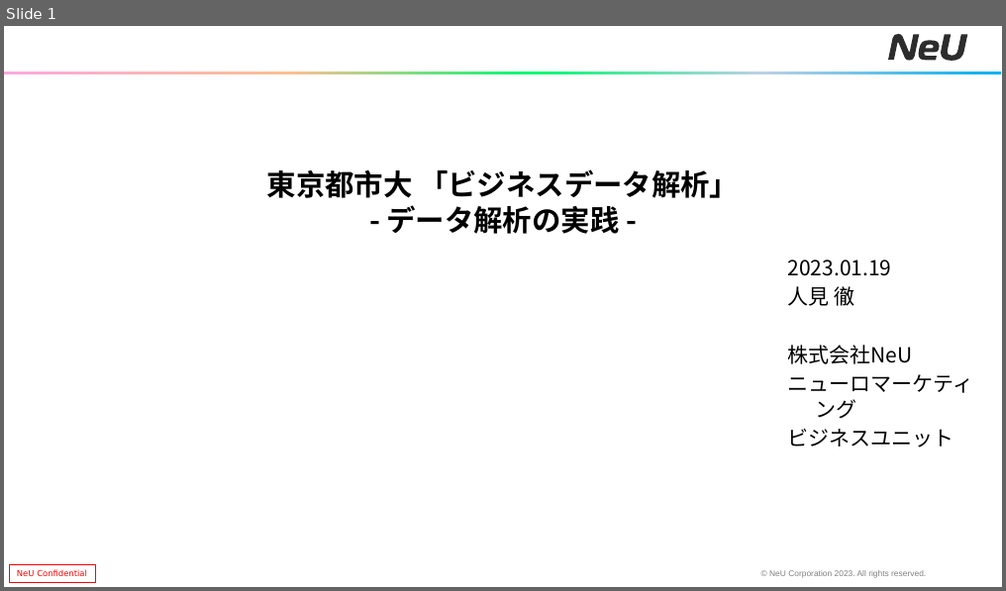
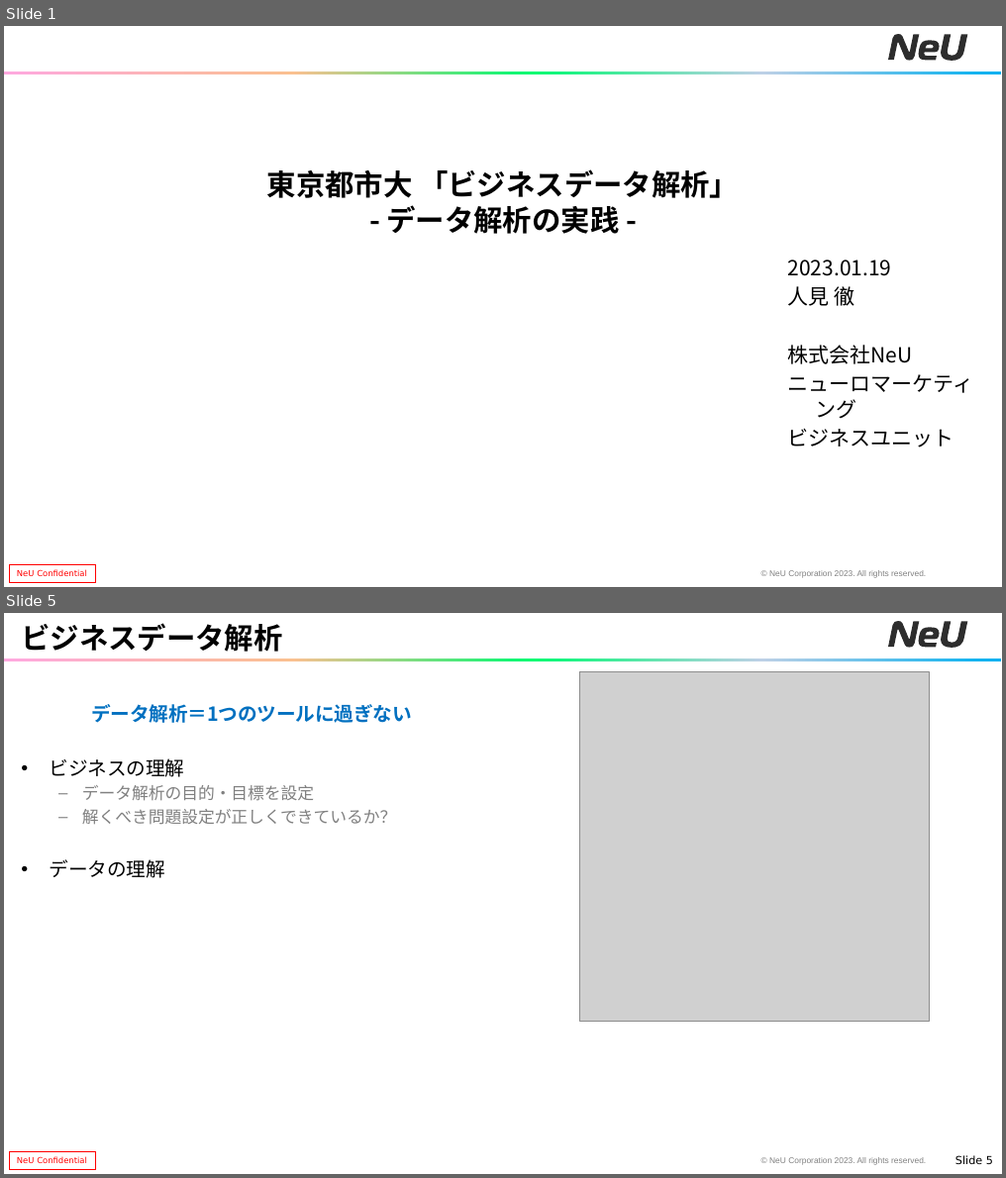
Before and after one commit to toruhitomi/Business_data_science_with_R, a slide deck: 20230113_都市大講義資料_v1.pptx. Shown one above the other, each under a label of ours: slide 1 before the commit, slides 1 and 5 after it; the slides between them are not shown. The pictures are 1006x591 and 1006x1178 pixels, drawn with LibreOffice and Linux fonts; fonts in the diff are those of the drawing; grey boxes stand for pictures; background and template pictures are left out. Boxes give left, top, right and bottom in pixels: in the first picture for what was removed or moved away, otherwise in the second. Text is boxed around its words. In the diff, an @@ line names an element or a change of style, - is before the commit and + after.

```diff
--- a/20230113_都市大講義資料_v1.pptx
+++ b/20230113_都市大講義資料_v1.pptx
@@ slide 5 added at [4,613,1002,1174], background #FFFFFF; not listed: 6 template elements that a slide beside it also shows @@
@@ title added at [21,623,282,652], 28 pt, text #000000, bold @@
+ビジネスデータ解析
@@ picture added at [580,672,930,1022] @@
@@ text added at [50,704,412,878], 16 pt, text #808080 @@
+データ解析＝1つのツールに過ぎない
+• ビジネスの理解
+  – データ解析の目的・目標を設定
+  – 解くべき問題設定が正しくできているか？
+• データの理解
@@ page number added at [955,1157,993,1164], 10.7 pt, text #000000 @@
+Slide 5
```
Also in this commit, not shown: 3 slides changed, 2 other files.
